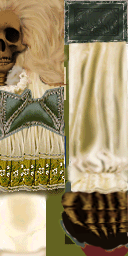
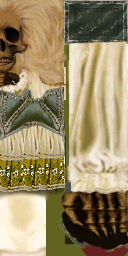
Layers edited between the first and the second 128x256 image:
painted on "skull" over [10, 52, 23, 63]
added layer "Color Fill 1 copy 7" (hard light) above "ribs" over [0, 52, 23, 96]
added layer "ribs" above "Hue/Saturation 2" over [0, 72, 22, 96]
added layer "hair copy" above "backfill dress" over [0, 54, 23, 96]
